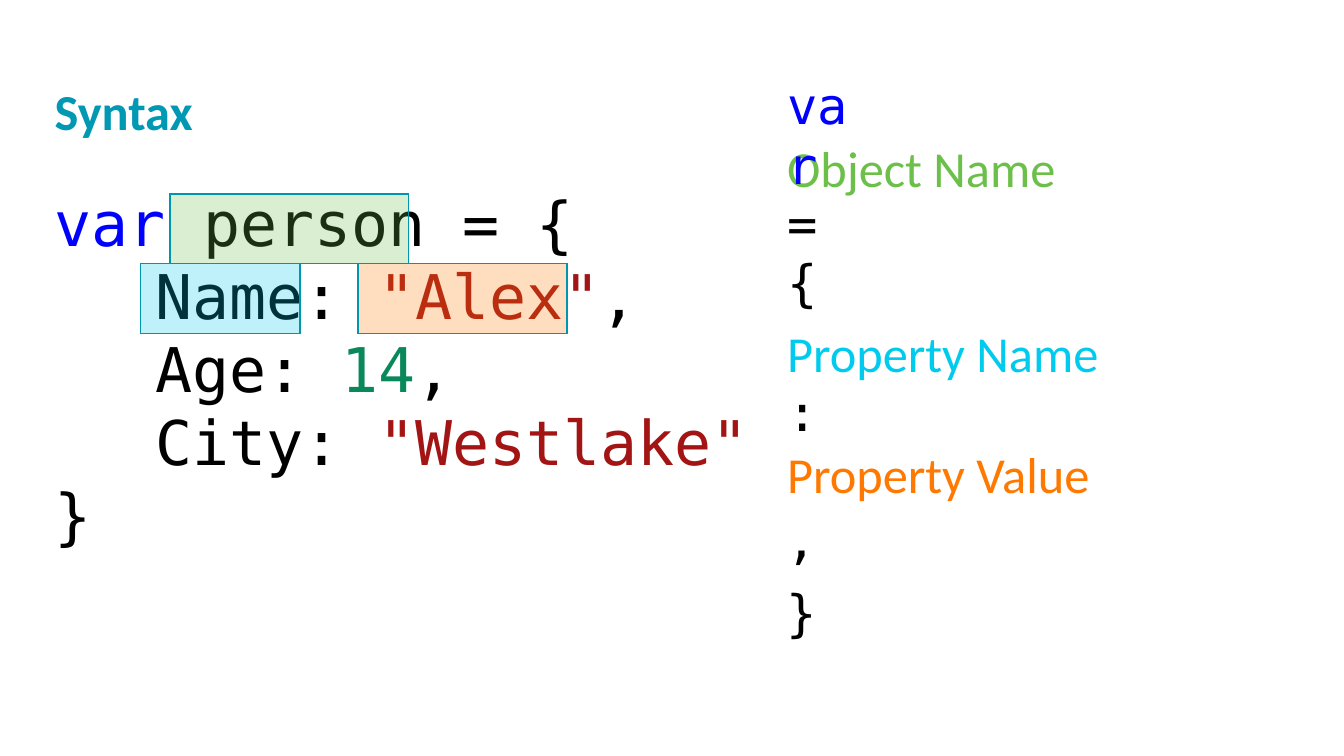
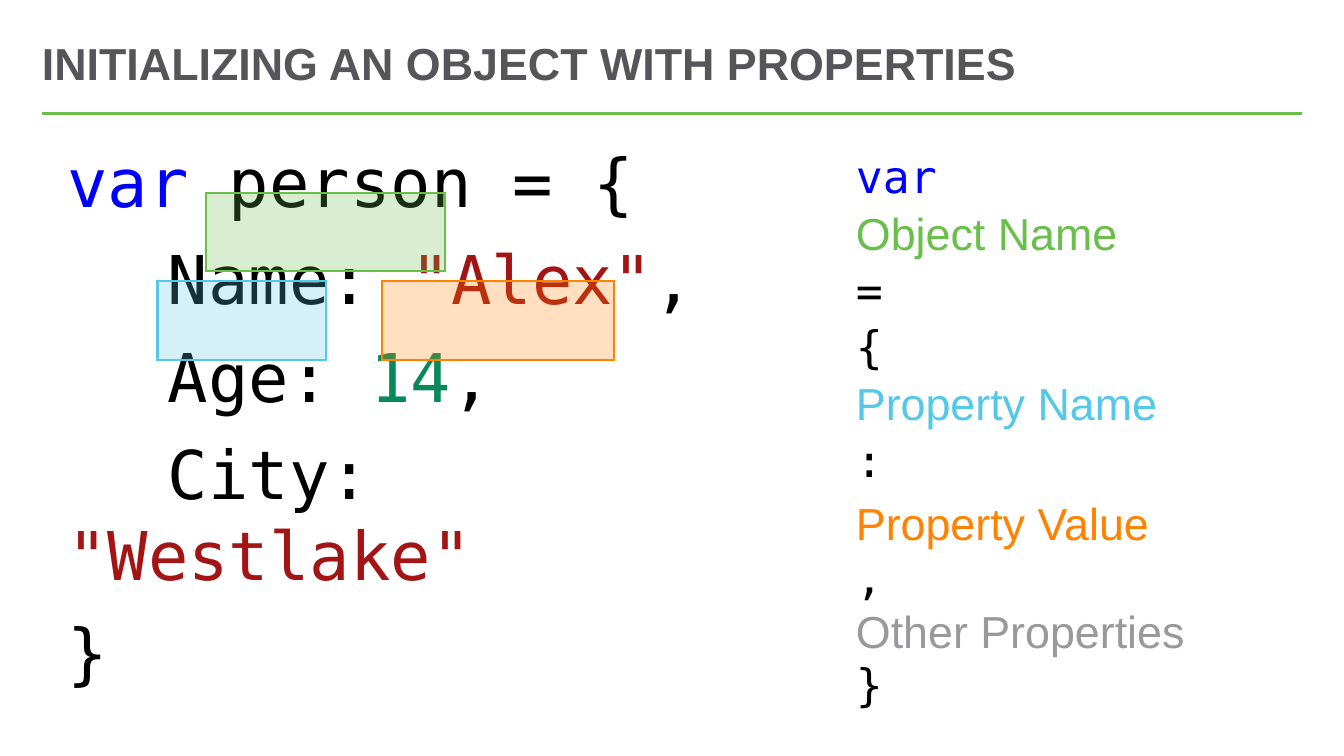
Before and after one commit to hytechclub/web-102, a slide deck: slide 3 of Week09/JavaScriptObjects.pptx (slide 4 before the commit). Drawn at 1344x756 pixels with LibreOffice and Linux fonts; fonts in the diff are those of the drawing; background and template pictures are left out. Boxes give left, top, right and bottom in pixels: in the first picture for what was removed or moved away, otherwise in the second. Text is boxed around its words. In the diff, an @@ line names an element or a change of style, - is before the commit and + after.

```diff
--- a/Week09/JavaScriptObjects.pptx
+++ b/Week09/JavaScriptObjects.pptx
@@ title added at bbox=[42, 48, 1016, 81], 32 pt, text #56565A, bold @@
+INITIALIZING AN OBJECT WITH PROPERTIES
@@ text removed at bbox=[777, 70, 881, 141] @@
-var
@@ line added from (42, 113) to (1303, 113), #54C8E8 2.25 pt @@
@@ text removed at bbox=[55, 97, 193, 138] @@
-Syntax
@@ text "var person = {": place and size @@
-text "var person = {" at bbox=[55, 196, 749, 478]
+text "var person = {" at bbox=[67, 152, 694, 581]
@@ text "var person = {" at bbox=[67, 152, 694, 581]: size 44 to 48 pt; line spacing 0.8 to 1; more space between paragraphs; vertical alignment top to middle @@
@@ text removed at bbox=[787, 152, 1055, 196] @@
-Object Name
@@ text added at bbox=[856, 168, 1184, 657], 32 pt, text #99999D @@
+var
+Object Name
+=
+{
+Property Name
+:
+Property Value
+,
+Other Properties
+}
@@ rectangle: place and size @@
-rectangle at bbox=[170, 194, 409, 263]
+rectangle at bbox=[207, 193, 446, 271]
@@ rectangle at bbox=[207, 193, 446, 271]: fill #6CC04A at 25% opacity to #6ABF4B at 25% opacity; outline #0096B0 1 pt to #6ABF4B 1.5 pt @@
@@ text removed at bbox=[777, 188, 826, 259] @@
-=
@@ text removed at bbox=[777, 246, 826, 318] @@
-{
@@ rectangle: place and size @@
-rectangle at bbox=[141, 264, 300, 334]
+rectangle at bbox=[157, 281, 326, 360]
@@ rectangle at bbox=[157, 281, 326, 360]: fill #00CBEE at 25% opacity to #54C8E8 at 25% opacity; outline #0096B0 1 pt to #54C8E8 1.5 pt @@
@@ rectangle: place and size @@
-rectangle at bbox=[358, 264, 568, 334]
+rectangle at bbox=[382, 281, 614, 360]
@@ rectangle at bbox=[382, 281, 614, 360]: fill #FF7900 at 25% opacity to #FF8300 at 25% opacity; outline #0096B0 1 pt to #FF8300 1.5 pt @@
@@ text removed at bbox=[787, 339, 1098, 380] @@
-Property Name
@@ text removed at bbox=[777, 376, 826, 448] @@
-:
@@ text removed at bbox=[787, 458, 1089, 501] @@
-Property Value
@@ text removed at bbox=[777, 504, 826, 576] @@
-,
@@ text removed at bbox=[777, 576, 826, 647] @@
-}
```
Also in this commit, not shown: 11 other slides changed, 2 slides added, 2 slides removed, 1 other file.
